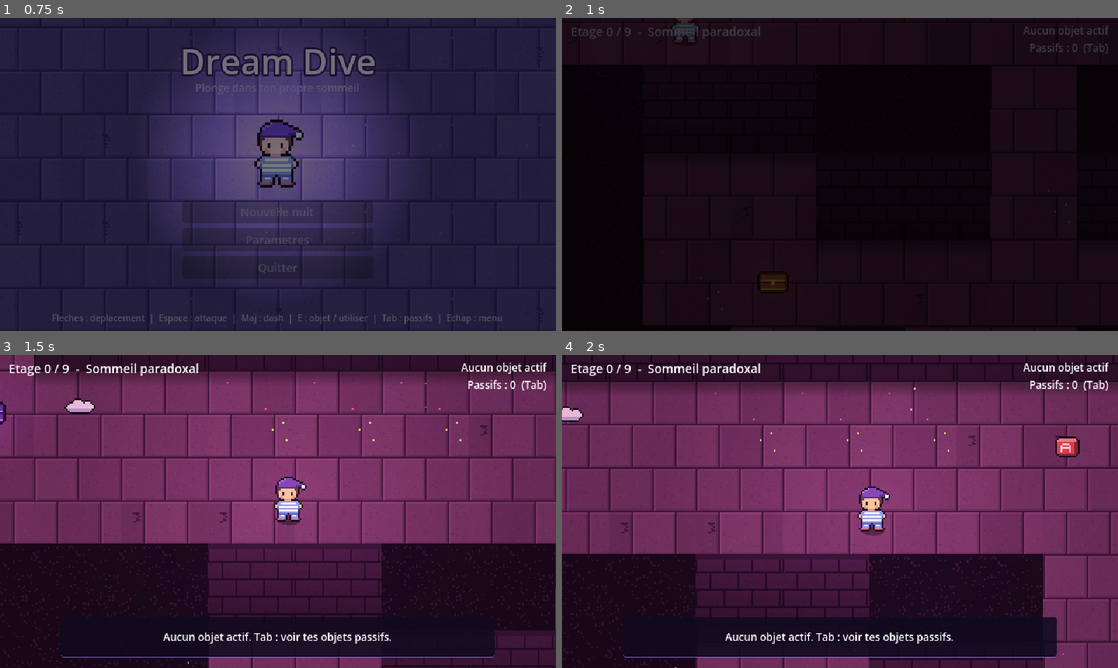
Above: before the commit, frames 1-4 (two rows, left to right).
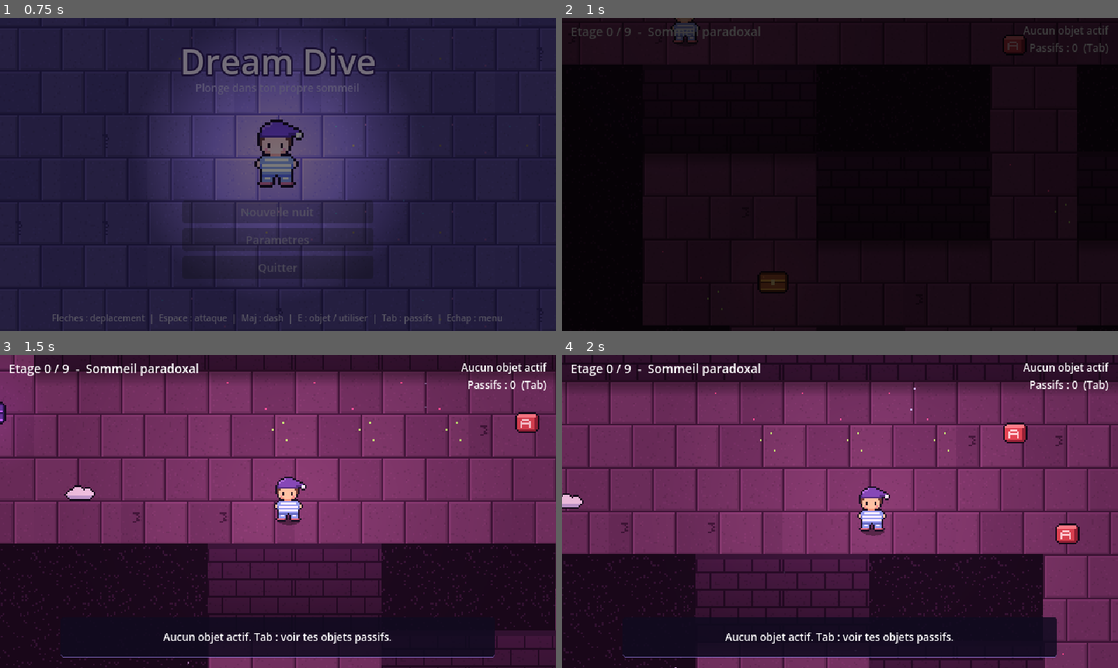
Above: after the commit, the same moments.

Repository: Fairywatch/projet-roguelike
Game: Godot game, scene res://scenes/menu/MainMenu.tscn
Two runs of this game, one before a commit and one after it. Both use one fixed random seed, a clock stepped at 60 frames per second and the inputs below.
Inputs (mouse positions are in pixels of both pictures, inside the frame that each line leads up to):
- Up to frame 1 (0.75 s): click "Nouvelle nuit" at 0.5 s
- Up to frame 2 (1 s): no input
- Up to frame 3 (1.5 s): tap Enter at 1.25 s; move the mouse to (400, 495) at 1.27 s; hold Right (ui_right) from 1.28 s (still down); tap E at 1.35 s; click (400, 495) at 1.42 s
- Up to frame 4 (2 s): keep holding Right (ui_right); tap Space (ui_select) at 1.52 s

Frame 1 is identical in both runs. In frame 2, 0.1% of the frame differs, in the area x 79-83%, y 5-11%; in frame 3, 0.7%; in frame 4, 1.1%, in the area x 0-94%, y 16-61%.

Commit message:
Add quest-giving dream NPCs
Dream inhabitants (an owl, a watchmaker rabbit, a moon merchant) live on
85% of paradoxal floors and 35% of deep-sleep ones, in a free room. They
offer a short quest: win N fights on the floor, or bring back a lost
object placed at the far end of the floor. The reward is an item with a
quality bonus. Quest state lives in the floor data, so it survives fights
and saves; a marker shows whether a quest is available, ongoing or ready.

Diff:
--- a/autoload/game_state.gd
+++ b/autoload/game_state.gd
@@ -9,6 +9,7 @@
 const LOOT_WINS_CAP := 4
 const BOSS_LOOT_BONUS := 0.3
 const SEALED_CHEST_LOOT_BONUS := 0.25
+const QUEST_LOOT_BONUS := 0.3
 const PROFOND_DIFFICULTY_BONUS := 0.15
 
 const MENU_PATH := "res://scenes/menu/MainMenu.tscn"
--- a/scripts/exploration/floor_generator.gd
+++ b/scripts/exploration/floor_generator.gd
@@ -11,6 +11,7 @@
 const CELL_SIZE := 100
 const MAX_ROOM_ATTEMPTS := 400
 const CHEST_COUNT := 2
+const NONE := Vector2i(-1, -1)
 
 class FloorData:
 	var size: Vector2i
@@ -21,6 +22,9 @@
 	var exit_cell: Vector2i = Vector2i.ZERO
 	var secondary_cell: Vector2i = Vector2i.ZERO
 	var chest_cells: Array = []
+	# PNJ : une salle libre (NONE si l'etage n'en a plus) ; quest_cell = case la plus eloignee du PNJ.
+	var npc_cell: Vector2i = NONE
+	var quest_cell: Vector2i = NONE
 
 static func generate(family: int, intensity: int, rng: RandomNumberGenerator, size_ratio: float = 1.0) -> FloorData:
 	var data := FloorData.new()
@@ -97,8 +101,24 @@
 				candidates.append(center)
 		while data.chest_cells.size() < CHEST_COUNT and not candidates.is_empty():
 			data.chest_cells.append(candidates.pop_at(rng.randi_range(0, candidates.size() - 1)))
+		if not candidates.is_empty():
+			data.npc_cell = candidates.pop_at(rng.randi_range(0, candidates.size() - 1))
+			data.quest_cell = _farthest_free_cell(data)
 
 	return data
+
+static func _farthest_free_cell(data: FloorData) -> Vector2i:
+	var reserved := [data.spawn_cell, data.exit_cell, data.secondary_cell, data.npc_cell] + data.chest_cells
+	var best := NONE
+	var best_dist := -1.0
+	var cells: Array = data.floor_cells.keys()
+	cells.sort()
+	for cell in cells:
+		var dist := Vector2(cell - data.npc_cell).length_squared()
+		if cell not in reserved and dist > best_dist:
+			best_dist = dist
+			best = cell
+	return best
 
 static func _overlaps_any(rect: Rect2i, rooms: Array, margin: int) -> bool:
 	var expanded := Rect2i(rect.position - Vector2i(margin, margin), rect.size + Vector2i(margin, margin) * 2)
--- a/scripts/exploration/map.gd
+++ b/scripts/exploration/map.gd
@@ -12,6 +12,9 @@
 const GUIDE_DURATION := 10.0
 const CLOCK_PAUSE := 15.0
 const CRYSTAL_ITEM_CHANCE := 0.3
+# Chance qu'un PNJ habite l'etage : le sommeil paradoxal est plus peuple (GDD).
+const NPC_CHANCE := {FloorGenerator.Family.PARADOXAL: 0.85, FloorGenerator.Family.PROFOND: 0.35}
+const QuestItemTexture := preload("res://assets/sprites/props/quest_item.png")
 const FloorExitScene := preload("res://scenes/exploration/FloorExit.tscn")
 const ChestScene := preload("res://scenes/exploration/Chest.tscn")
 
@@ -44,6 +47,7 @@
 	background.setup(floor_data.floor_cells, floor_data.size, floor_meta["family"], floor_meta["intensity"], floor_meta["seed"])
 	_spawn_floor_exit(floor_data)
 	_spawn_chests(floor_data)
+	_spawn_npc(floor_data, floor_meta)
 	_spawn_decor(floor_data, floor_meta["seed"])
 	_setup_ambience(floor_data)
 	floor_label.text = "Etage %d / %d  -  %s" % [GameState.floor_index, GameState.TOWER_FLOOR_COUNT - 1, FAMILY_NAMES[floor_meta["family"]]]
@@ -144,6 +148,54 @@
 		chest.item_dropped.connect(_spawn_pickup)
 		generated_root.add_child(chest)
 
+func _spawn_npc(floor_data, floor_meta: Dictionary) -> void:
+	if floor_data.npc_cell == FloorGenerator.NONE:
+		return
+	if not floor_meta.has("quest"):
+		var rng := RandomNumberGenerator.new()
+		rng.seed = floor_meta["seed"] + 2
+		floor_meta["quest"] = DreamNpc.make_quest(rng) if rng.randf() < NPC_CHANCE[floor_data.family] else {}
+	var quest: Dictionary = floor_meta["quest"]
+	if quest.is_empty():
+		return
+	var npc := DreamNpc.new()
+	npc.quest = quest
+	npc.position = _cell_to_world(floor_data.npc_cell)
+	npc.said.connect(_show_message)
+	npc.rewarded.connect(_spawn_pickup)
+	generated_root.add_child(npc)
+	if quest["kind"] == "objet_perdu" and not quest["carried"] and floor_data.quest_cell != FloorGenerator.NONE:
+		_spawn_quest_item(_cell_to_world(floor_data.quest_cell), npc)
+
+# Objet perdu d'une quete : ramassable seulement une fois la quete acceptee.
+func _spawn_quest_item(pos: Vector2, npc: DreamNpc) -> void:
+	var item := Area2D.new()
+	item.position = pos
+	var shape := CollisionShape2D.new()
+	shape.shape = CircleShape2D.new()
+	shape.shape.radius = 24.0
+	item.add_child(shape)
+	var sprite := Sprite2D.new()
+	sprite.texture = QuestItemTexture
+	sprite.scale = Vector2(2, 2)
+	item.add_child(sprite)
+	item.add_child(DreamTheme.make_light(Color(1, 0.85, 0.4), 70.0, 1.2))
+	var tween := sprite.create_tween().set_loops().set_trans(Tween.TRANS_SINE)
+	tween.tween_property(sprite, "position:y", -5.0, 0.9)
+	tween.tween_property(sprite, "position:y", 0.0, 0.9)
+	item.body_entered.connect(func(body):
+		if not body.is_in_group("player"):
+			return
+		if npc.quest["state"] != "active":
+			_show_message("Un objet brille ici... quelqu'un l'a peut-etre perdu.")
+			return
+		npc.quest["carried"] = true
+		npc.refresh()
+		Sound.play("pickup")
+		_show_message("Tu as trouve %s ! Rapporte-la a %s." % [npc.npc["object"], npc.npc["name"]])
+		item.queue_free())
+	generated_root.add_child(item)
+
 # entry vit dans current_floor()["ground_items"] : l'objet reste au sol entre deux combats.
 func _spawn_pickup(entry: Dictionary) -> void:
 	var pickup := ItemPickup.new()
@@ -167,7 +219,7 @@
 func _spawn_decor(floor_data, floor_seed: int) -> void:
 	var rng := RandomNumberGenerator.new()
 	rng.seed = floor_seed + 1
-	var reserved: Array = [floor_data.spawn_cell, floor_data.exit_cell, floor_data.secondary_cell] + floor_data.chest_cells
+	var reserved: Array = [floor_data.spawn_cell, floor_data.exit_cell, floor_data.secondary_cell, floor_data.npc_cell, floor_data.quest_cell] + floor_data.chest_cells
 	var names: Array = DreamTheme.DECOR[floor_data.family]
 	var used: Array = GameState.current_floor()["used_decor"]
 	var cells: Array = floor_data.floor_cells.keys()
--- /dev/null
+++ b/scripts/exploration/npc.gd
@@ -0,0 +1,115 @@
+class_name DreamNpc
+extends Area2D
+
+# Habitant du reve qui propose une petite quete (E pour lui parler). L'etat de la quete vit
+# dans current_floor()["quest"] : il survit aux combats et a la sauvegarde.
+#   chasse      : gagner N combats sur l'etage apres avoir accepte ;
+#   objet_perdu : rapporter l'objet pose a l'autre bout de l'etage.
+
+signal said(text: String)
+signal rewarded(entry: Dictionary)
+
+const NPCS := [
+	# my_object : dans la bouche du PNJ ; object : dans les messages du jeu.
+	{"id": "hibou", "name": "Hibou insomniaque", "my_object": "ma plume d'argent", "object": "la plume d'argent"},
+	{"id": "lapin", "name": "Lapin horloger", "my_object": "ma cle de remontoir", "object": "la cle de remontoir"},
+	{"id": "marchande", "name": "Marchande de lune", "my_object": "ma poussiere de lune", "object": "la poussiere de lune"},
+]
+const KINDS := ["chasse", "objet_perdu"]
+const REWARD_OFFSET := Vector2(0, 60)
+const RADIUS := 44.0
+
+var npc: Dictionary
+var quest: Dictionary
+var player_near := false
+var sprite := Sprite2D.new()
+var marker := Label.new()
+
+# Quete tiree a partir de la graine de l'etage, pour rester la meme apres un combat.
+static func make_quest(rng: RandomNumberGenerator) -> Dictionary:
+	return {
+		"npc": rng.randi() % NPCS.size(),
+		"kind": KINDS[rng.randi() % KINDS.size()],
+		"target": rng.randi_range(2, 3),
+		"state": "offered",
+		"start_wins": 0,
+		"carried": false,
+	}
+
+func _ready() -> void:
+	npc = NPCS[quest["npc"]]
+	sprite.texture = load("res://assets/sprites/npcs/%s.png" % npc["id"])
+	sprite.scale = Vector2(2, 2)
+	add_child(sprite)
+	var shape := CollisionShape2D.new()
+	shape.shape = CircleShape2D.new()
+	shape.shape.radius = RADIUS
+	add_child(shape)
+	marker.add_theme_font_size_override("font_size", 16)
+	marker.add_theme_color_override("font_outline_color", Color(0.05, 0.03, 0.1))
+	marker.add_theme_constant_override("outline_size", 4)
+	marker.horizontal_alignment = HORIZONTAL_ALIGNMENT_CENTER
+	marker.size = Vector2(40, 20)
+	marker.position = Vector2(-20, -52)
+	add_child(marker)
+	var tween := sprite.create_tween().set_loops().set_trans(Tween.TRANS_SINE)
+	tween.tween_property(sprite, "position:y", -3.0, 1.1)
+	tween.tween_property(sprite, "position:y", 0.0, 1.1)
+	body_entered.connect(func(body): if body.is_in_group("player"): player_near = true)
+	body_exited.connect(func(body): if body.is_in_group("player"): player_near = false)
+	refresh()
+
+func is_complete() -> bool:
+	if quest["kind"] == "chasse":
+		return GameState.current_floor()["wins"] - quest["start_wins"] >= quest["target"]
+	return quest["carried"]
+
+# "!" : quete a prendre ; "?" dore : a rendre ; "..." : en cours.
+func refresh() -> void:
+	match quest["state"]:
+		"offered":
+			marker.text = "!"
+			marker.modulate = Color(1, 1, 1)
+		"active":
+			marker.text = "?" if is_complete() else "..."
+			marker.modulate = Color(1, 0.85, 0.3) if is_complete() else Color(0.8, 0.8, 0.9)
+		_:
+			marker.text = ""
+
+func _unhandled_key_input(event: InputEvent) -> void:
+	if not player_near or not (event is InputEventKey) or not event.pressed or event.echo:
+		return
+	if event.physical_keycode != KEY_E:
+		return
+	get_viewport().set_input_as_handled()
+	talk()
+
+func talk() -> void:
+	match quest["state"]:
+		"offered":
+			quest["state"] = "active"
+			quest["start_wins"] = GameState.current_floor()["wins"]
+			Sound.play("quest")
+			if quest["kind"] == "chasse":
+				_say("Des cauchemars rodent par ici... Gagne %d combats sur cet etage et je te recompenserai." % quest["target"])
+			else:
+				_say("J'ai perdu %s a l'autre bout de l'etage. Tu pourrais me la rapporter ?" % npc["my_object"])
+		"active":
+			if is_complete():
+				quest["state"] = "done"
+				Sound.play("victory")
+				var entry := {"id": GameState.roll_item_id(GameState.QUEST_LOOT_BONUS), "pos": position + REWARD_OFFSET}
+				GameState.current_floor()["ground_items"].append(entry)
+				rewarded.emit(entry)
+				_say("Merci, voyageur ! Prends ceci : %s." % Items.find(entry["id"])["name"])
+			elif quest["kind"] == "chasse":
+				var left: int = quest["target"] - (GameState.current_floor()["wins"] - quest["start_wins"])
+				_say("Encore %d combat(s) a gagner." % left)
+			else:
+				_say("Tu n'as pas encore retrouve %s ? Cherche loin d'ici." % npc["my_object"])
+		_:
+			_say("Bonne nuit, voyageur.")
+	refresh()
+
+func _say(text: String) -> void:
+	said.emit("%s : %s" % [npc["name"], text])
--- /dev/null
+++ b/tests/test_quest.gd
@@ -0,0 +1,46 @@
+# Lancer : godot --headless --path . --script res://tests/test_quest.gd
+extends SceneTree
+
+func _initialize() -> void:
+	var gs = root.get_node("GameState")
+	await process_frame  # laisse GameState._ready (chargement de la sauvegarde) passer avant la mise en place
+	gs.save_path = "user://test_run.save"
+	gs.new_run()
+
+	# Les PNJ ont une salle a eux et un objet perdu loin d'eux, sur les grands comme les petits etages.
+	var with_npc := 0
+	for seed in 30:
+		var rng := RandomNumberGenerator.new()
+		rng.seed = seed
+		var data := FloorGenerator.generate(seed % 2, 0, rng, float(seed % 3) / 2.0)
+		if data.npc_cell == FloorGenerator.NONE:
+			continue
+		with_npc += 1
+		assert(data.floor_cells.has(data.npc_cell) and data.floor_cells.has(data.quest_cell))
+		assert(data.npc_cell not in [data.spawn_cell, data.exit_cell, data.secondary_cell] + data.chest_cells)
+		assert(data.quest_cell != data.npc_cell)
+	assert(with_npc > 15)
+
+	# Quete de chasse : acceptee, puis terminee apres N victoires, recompense au sol.
+	var quest := {"npc": 0, "kind": "chasse", "target": 2, "state": "offered", "start_wins": 0, "carried": false}
+	gs.current_floor()["wins"] = 1
+	var npc = load("res://scripts/exploration/npc.gd").new()  # charge apres les autoloads
+	npc.quest = quest
+	root.add_child(npc)
+	await process_frame
+	npc.talk()
+	assert(quest["state"] == "active" and quest["start_wins"] == 1 and not npc.is_complete())
+	gs.current_floor()["wins"] = 3
+	assert(npc.is_complete())
+	npc.talk()
+	assert(quest["state"] == "done" and gs.current_floor()["ground_items"].size() == 1)
+
+	# Objet perdu : termine des que l'objet est porte.
+	var lost := {"npc": 1, "kind": "objet_perdu", "target": 2, "state": "active", "start_wins": 0, "carried": false}
+	npc.quest = lost
+	assert(not npc.is_complete())
+	lost["carried"] = true
+	assert(npc.is_complete())
+
+	print("test_quest OK")
+	quit()
Binary file added: assets/sprites/npcs/hibou.png
Not shown, added: assets/sprites/npcs/hibou.png.import
Binary file added: assets/sprites/npcs/lapin.png
Not shown, added: assets/sprites/npcs/lapin.png.import
Binary file added: assets/sprites/npcs/marchande.png
Not shown, added: assets/sprites/npcs/marchande.png.import
Binary file added: assets/sprites/props/quest_item.png
Not shown, added: assets/sprites/props/quest_item.png.import
Not shown, added: scripts/exploration/npc.gd.uid
Not shown, added: tests/test_quest.gd.uid
Not shown, changed: tools/gen_pixel_art.py
